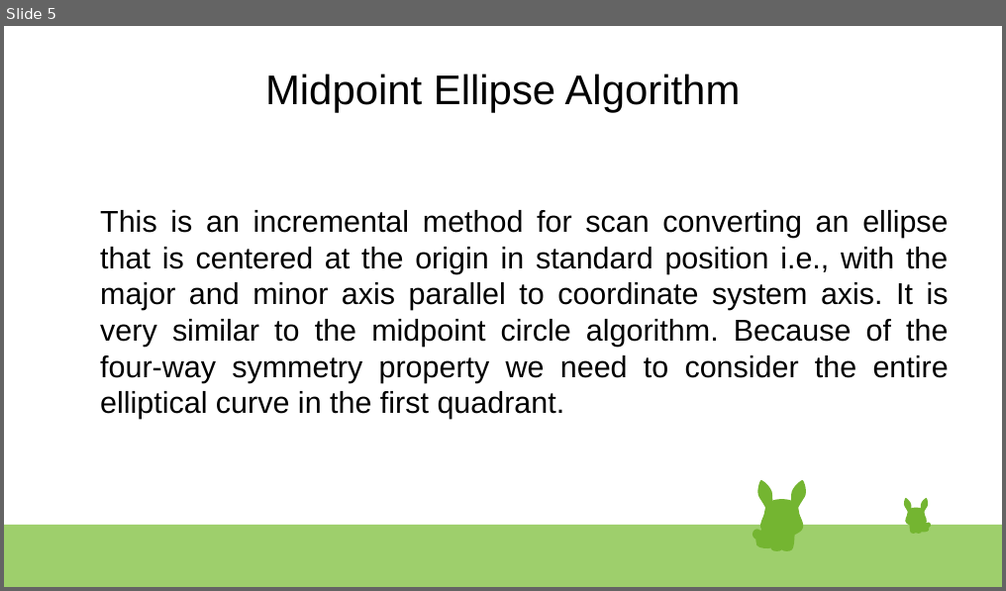
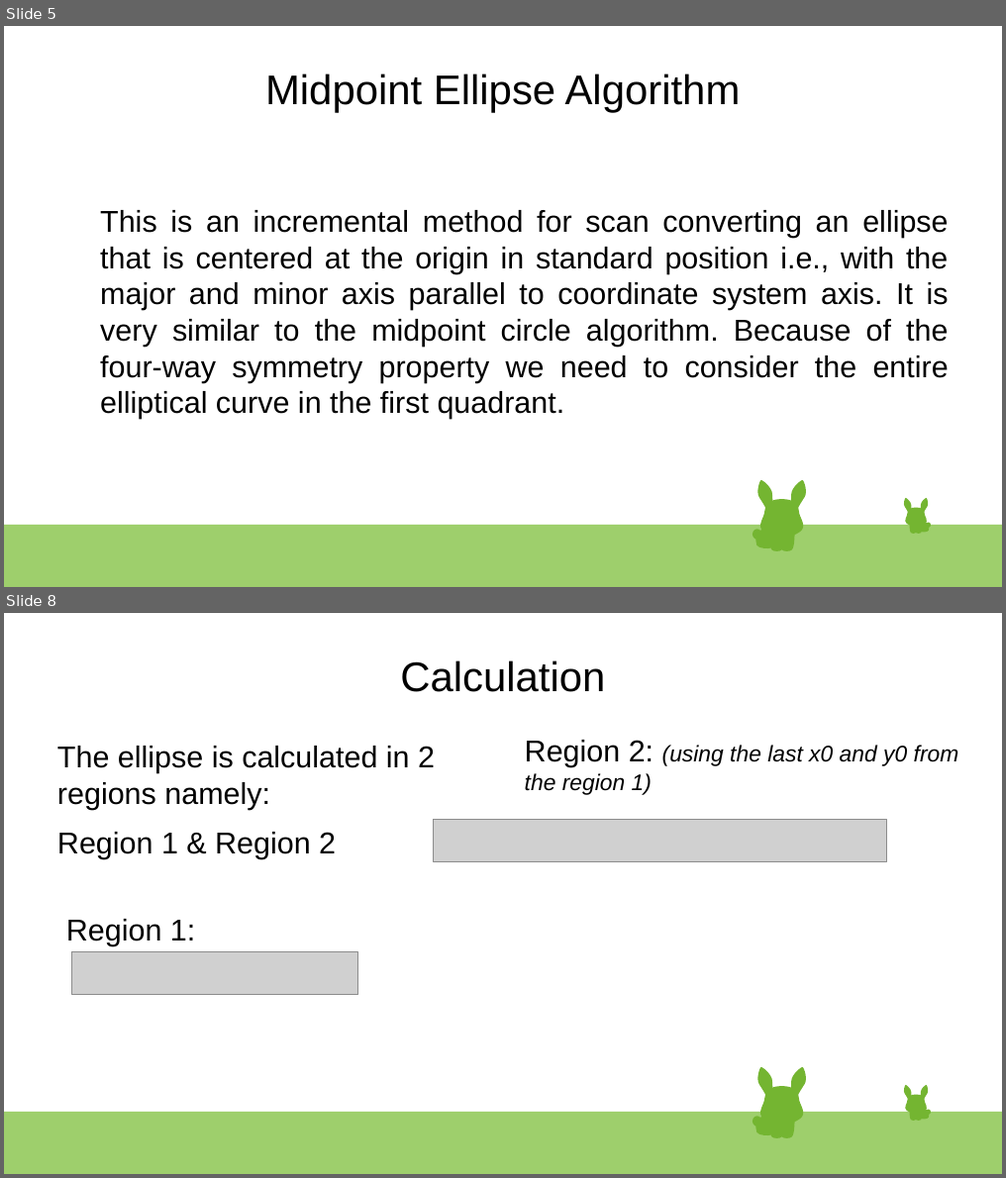
Before and after one commit to seamoonpandey/computer-graphics, a slide deck: ellipse.odp. Shown one above the other, each under a label of ours: slide 5 before the commit, slides 5 and 8 after it; the slides between them are not shown. The pictures are 1006x591 and 1006x1178 pixels, drawn with LibreOffice and Linux fonts; fonts in the diff are those of the drawing; grey boxes stand for pictures. Boxes give left, top, right and bottom in pixels: in the first picture for what was removed or moved away, otherwise in the second. Text is boxed around its words. In the diff, an @@ line names an element or a change of style, - is before the commit and + after.

```diff
--- a/ellipse.odp
+++ b/ellipse.odp
@@ slide 8 added at (x1=4, y1=613, x2=1002, y2=1174), background #FFFFFF; not listed: 47 template elements that a slide beside it also shows @@
@@ title added at (x1=400, y1=661, x2=605, y2=692), 33 pt, text #000000 @@
+Calculation
@@ text added at (x1=57, y1=746, x2=435, y2=859), 24 pt, text #000000 @@
+The ellipse is calculated in 2 regions namely:
+Region 1 & Region 2
@@ text added at (x1=525, y1=740, x2=959, y2=795), 18 pt, text #000000, italic @@
+Region 2: (using the last x0 and y0 from the region 1)
@@ picture added at (x1=434, y1=820, x2=887, y2=862) @@
@@ text added at (x1=66, y1=919, x2=195, y2=947), 24 pt, text #000000 @@
+Region 1:
@@ picture added at (x1=72, y1=953, x2=358, y2=995) @@
```
Also in this commit, not shown: 1 slide changed, 11 other slides added, 1 slide removed.
